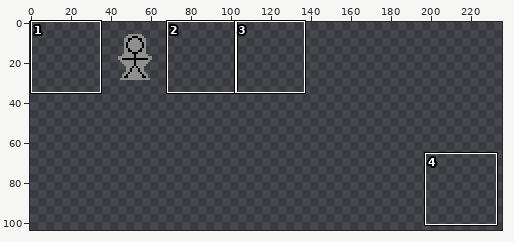
Sprite sheet: Template-android/assets/image/textures.png. The picture above shows the old version from afar; the outline marks the close-up.
Close-up. Old version:
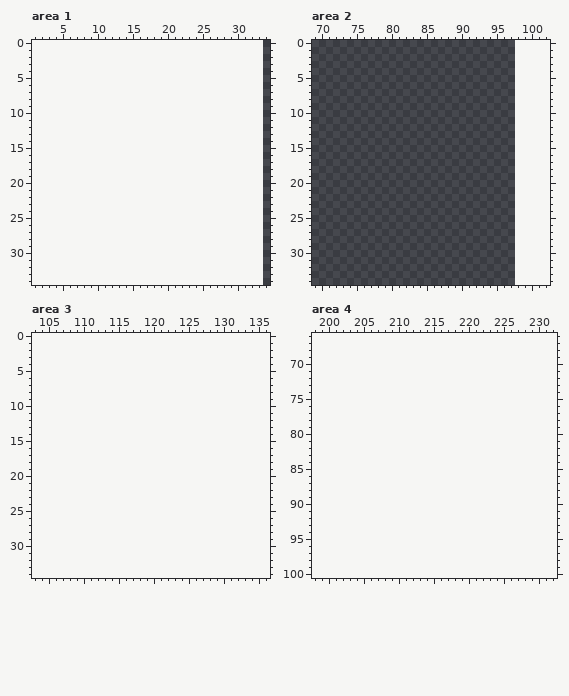
The file is 64x64 pixels. Shown: area 1: x 1..34, y 0..34; area 2: x 69..102, y 0..34; area 3: x 103..136, y 0..34; area 4: x 198..232, y 66..100. The old version is drawn lined up with the new one, on the new canvas. The wide view leaves out empty margins. The commit also changed other parts of the picture, which this record leaves out.
New version:
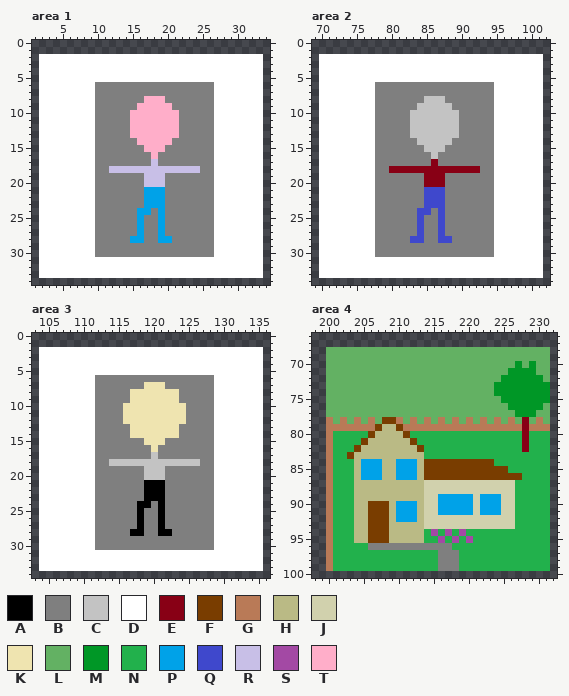
Palette (. is transparent): A #000000  B #7f7f7f  C #c3c3c3  D #ffffff  E #880015  F #793d00  G #b97a57  H #baba85  J #d1d1ad  K #efe4b0  L #63b163  M #009726  N #22b14c  P #00a2e8  Q #3f48cc  R #c8bfe7  S #a349a4  T #ffaec9
Diff:
canvas 64x64 -> 256x128, the old top-left corner now at 34,0
Changed rows in their new state; - is an unchanged pixel.
Area 1:
first column x 2:
 2 DDDDDDDDDDDDDDDDDDDDDDDDDDDDDDDD
 3 DDDDDDDDDDDDDDDDDDDDDDDDDDDDDDDD
 4 DDDDDDDDDDDDDDDDDDDDDDDDDDDDDDDD
 5 DDDDDDDDDDDDDDDDDDDDDDDDDDDDDDDD
 6 DDDDDDDDBBBBBBBBBBBBBBBBBDDDDDDD
 7 DDDDDDDDBBBBBBBBBBBBBBBBBDDDDDDD
 8 DDDDDDDDBBBBBBBTTTBBBBBBBDDDDDDD
 9 DDDDDDDDBBBBBBTTTTTBBBBBBDDDDDDD
10 DDDDDDDDBBBBBTTTTTTTBBBBBDDDDDDD
11 DDDDDDDDBBBBBTTTTTTTBBBBBDDDDDDD
12 DDDDDDDDBBBBBTTTTTTTBBBBBDDDDDDD
13 DDDDDDDDBBBBBTTTTTTTBBBBBDDDDDDD
14 DDDDDDDDBBBBBBTTTTTBBBBBBDDDDDDD
15 DDDDDDDDBBBBBBBTTTBBBBBBBDDDDDDD
16 DDDDDDDDBBBBBBBBTBBBBBBBBDDDDDDD
17 DDDDDDDDBBBBBBBBRBBBBBBBBDDDDDDD
18 DDDDDDDDBBRRRRRRRRRRRRRBBDDDDDDD
19 DDDDDDDDBBBBBBBRRRBBBBBBBDDDDDDD
20 DDDDDDDDBBBBBBBRRRBBBBBBBDDDDDDD
21 DDDDDDDDBBBBBBBPPPBBBBBBBDDDDDDD
22 DDDDDDDDBBBBBBBPPPBBBBBBBDDDDDDD
23 DDDDDDDDBBBBBBBPPPBBBBBBBDDDDDDD
24 DDDDDDDDBBBBBBPPBPBBBBBBBDDDDDDD
25 DDDDDDDDBBBBBBPBBPBBBBBBBDDDDDDD
26 DDDDDDDDBBBBBBPBBPBBBBBBBDDDDDDD
27 DDDDDDDDBBBBBBPBBPBBBBBBBDDDDDDD
28 DDDDDDDDBBBBBPPBBPPBBBBBBDDDDDDD
29 DDDDDDDDBBBBBBBBBBBBBBBBBDDDDDDD
30 DDDDDDDDBBBBBBBBBBBBBBBBBDDDDDDD
31 DDDDDDDDDDDDDDDDDDDDDDDDDDDDDDDD
32 DDDDDDDDDDDDDDDDDDDDDDDDDDDDDDDD
33 DDDDDDDDDDDDDDDDDDDDDDDDDDDDDDDD
Area 2:
first column x 70:
 2 DDDDDDDDDDDDDDDDDDDDDDDDDDDDDDDD
 3 DDDDDDDDDDDDDDDDDDDDDDDDDDDDDDDD
 4 DDDDDDDDDDDDDDDDDDDDDDDDDDDDDDDD
 5 DDDDDDDDDDDDDDDDDDDDDDDDDDDDDDDD
 6 DDDDDDDDBBBBBBBBBBBBBBBBBDDDDDDD
 7 DDDDDDDDBBBBBBBBBBBBBBBBBDDDDDDD
 8 DDDDDDDDBBBBBBBCCCBBBBBBBDDDDDDD
 9 DDDDDDDDBBBBBBCCCCCBBBBBBDDDDDDD
10 DDDDDDDDBBBBBCCCCCCCBBBBBDDDDDDD
11 DDDDDDDDBBBBBCCCCCCCBBBBBDDDDDDD
12 DDDDDDDDBBBBBCCCCCCCBBBBBDDDDDDD
13 DDDDDDDDBBBBBCCCCCCCBBBBBDDDDDDD
14 DDDDDDDDBBBBBBCCCCCBBBBBBDDDDDDD
15 DDDDDDDDBBBBBBBCCCBBBBBBBDDDDDDD
16 DDDDDDDDBBBBBBBBCBBBBBBBBDDDDDDD
17 DDDDDDDDBBBBBBBBEBBBBBBBBDDDDDDD
18 DDDDDDDDBBEEEEEEEEEEEEEBBDDDDDDD
19 DDDDDDDDBBBBBBBEEEBBBBBBBDDDDDDD
20 DDDDDDDDBBBBBBBEEEBBBBBBBDDDDDDD
21 DDDDDDDDBBBBBBBQQQBBBBBBBDDDDDDD
22 DDDDDDDDBBBBBBBQQQBBBBBBBDDDDDDD
23 DDDDDDDDBBBBBBBQQQBBBBBBBDDDDDDD
24 DDDDDDDDBBBBBBQQBQBBBBBBBDDDDDDD
25 DDDDDDDDBBBBBBQBBQBBBBBBBDDDDDDD
26 DDDDDDDDBBBBBBQBBQBBBBBBBDDDDDDD
27 DDDDDDDDBBBBBBQBBQBBBBBBBDDDDDDD
28 DDDDDDDDBBBBBQQBBQQBBBBBBDDDDDDD
29 DDDDDDDDBBBBBBBBBBBBBBBBBDDDDDDD
30 DDDDDDDDBBBBBBBBBBBBBBBBBDDDDDDD
31 DDDDDDDDDDDDDDDDDDDDDDDDDDDDDDDD
32 DDDDDDDDDDDDDDDDDDDDDDDDDDDDDDDD
33 DDDDDDDDDDDDDDDDDDDDDDDDDDDDDDDD
Area 3:
first column x 104:
 2 DDDDDDDDDDDDDDDDDDDDDDDDDDDDDDDD
 3 DDDDDDDDDDDDDDDDDDDDDDDDDDDDDDDD
 4 DDDDDDDDDDDDDDDDDDDDDDDDDDDDDDDD
 5 DDDDDDDDDDDDDDDDDDDDDDDDDDDDDDDD
 6 DDDDDDDDBBBBBBBBBBBBBBBBBDDDDDDD
 7 DDDDDDDDBBBBBBBKKKBBBBBBBDDDDDDD
 8 DDDDDDDDBBBBBKKKKKKKBBBBBDDDDDDD
 9 DDDDDDDDBBBBBKKKKKKKBBBBBDDDDDDD
10 DDDDDDDDBBBBKKKKKKKKKBBBBDDDDDDD
11 DDDDDDDDBBBBKKKKKKKKKBBBBDDDDDDD
12 DDDDDDDDBBBBKKKKKKKKKBBBBDDDDDDD
13 DDDDDDDDBBBBBKKKKKKKBBBBBDDDDDDD
14 DDDDDDDDBBBBBKKKKKKKBBBBBDDDDDDD
15 DDDDDDDDBBBBBBBKKKBBBBBBBDDDDDDD
16 DDDDDDDDBBBBBBBBKBBBBBBBBDDDDDDD
17 DDDDDDDDBBBBBBBBCBBBBBBBBDDDDDDD
18 DDDDDDDDBBCCCCCCCCCCCCCBBDDDDDDD
19 DDDDDDDDBBBBBBBCCCBBBBBBBDDDDDDD
20 DDDDDDDDBBBBBBBCCCBBBBBBBDDDDDDD
21 DDDDDDDDBBBBBBBAAABBBBBBBDDDDDDD
22 DDDDDDDDBBBBBBBAAABBBBBBBDDDDDDD
23 DDDDDDDDBBBBBBBAAABBBBBBBDDDDDDD
24 DDDDDDDDBBBBBBAABABBBBBBBDDDDDDD
25 DDDDDDDDBBBBBBABBABBBBBBBDDDDDDD
26 DDDDDDDDBBBBBBABBABBBBBBBDDDDDDD
27 DDDDDDDDBBBBBBABBABBBBBBBDDDDDDD
28 DDDDDDDDBBBBBAABBAABBBBBBDDDDDDD
29 DDDDDDDDBBBBBBBBBBBBBBBBBDDDDDDD
30 DDDDDDDDBBBBBBBBBBBBBBBBBDDDDDDD
31 DDDDDDDDDDDDDDDDDDDDDDDDDDDDDDDD
32 DDDDDDDDDDDDDDDDDDDDDDDDDDDDDDDD
33 DDDDDDDDDDDDDDDDDDDDDDDDDDDDDDDD
Area 4:
first column x 200:
 68 LLLLLLLLLLLLLLLLLLLLLLLLLLLLLLLL
 69 LLLLLLLLLLLLLLLLLLLLLLLLLLLLLLLL
 70 LLLLLLLLLLLLLLLLLLLLLLLLLLLMLMLL
 71 LLLLLLLLLLLLLLLLLLLLLLLLLLMMMMLL
 72 LLLLLLLLLLLLLLLLLLLLLLLLLMMMMMML
 73 LLLLLLLLLLLLLLLLLLLLLLLLMMMMMMMM
 74 LLLLLLLLLLLLLLLLLLLLLLLLMMMMMMMM
 75 LLLLLLLLLLLLLLLLLLLLLLLLLMMMMMMM
 76 LLLLLLLLLLLLLLLLLLLLLLLLLLMMMMML
 77 LLLLLLLLLLLLLLLLLLLLLLLLLLLMMMLL
 78 GLGLGLGLFFGLGLGLGLGLGLGLGLGLELGL
 79 GGGGGGGFHHFGGGGGGGGGGGGGGGGGEGGG
 80 GNNNNNFHHHHFNNNNNNNNNNNNNNNNENNN
 81 GNNNNFHHHHHHFNNNNNNNNNNNNNNNENNN
 82 GNNNFHHHHHHHHFNNNNNNNNNNNNNNENNN
 83 GNNFHHHHHHHHHHNNNNNNNNNNNNNNNNNN
 84 GNNNHPPPHHPPPHFFFFFFFFFFNNNNNNNN
 85 GNNNHPPPHHPPPHFFFFFFFFFFFFNNNNNN
 86 GNNNHPPPHHPPPHFFFFFFFFFFFFFFNNNN
 87 GNNNHHHHHHHHHHJJJJJJJJJJJJJNNNNN
 88 GNNNHHHHHHHHHHJJJJJJJJJJJJJNNNNN
 89 GNNNHHHHHHHHHHJJPPPPPJPPPJJNNNNN
 90 GNNNHHFFFHPPPHJJPPPPPJPPPJJNNNNN
 91 GNNNHHFFFHPPPHJJPPPPPJPPPJJNNNNN
 92 GNNNHHFFFHPPPHJJJJJJJJJJJJJNNNNN
 93 GNNNHHFFFHHHHHJJJJJJJJJJJJJNNNNN
 94 GNNNHHFFFHHHHHNSNSNSNNNNNNNNNNNN
 95 GNNNHHFFFHHHHHNNSNSNSNNNNNNNNNNN
 96 GNNNNNBBBBBBBBBBBBNNNNNNNNNNNNNN
 97 GNNNNNNNNNNNNNNNBBBNNNNNNNNNNNNN
 98 GNNNNNNNNNNNNNNNBBBNNNNNNNNNNNNN
 99 GNNNNNNNNNNNNNNNBBBNNNNNNNNNNNNN
Boxes around the changes in both close-ups, in picture pixels (x1, y1, x2, y2):
added: (39, 54, 263, 278)
added: (319, 54, 543, 278)
added: (39, 347, 263, 571)
added: (326, 347, 550, 571)
